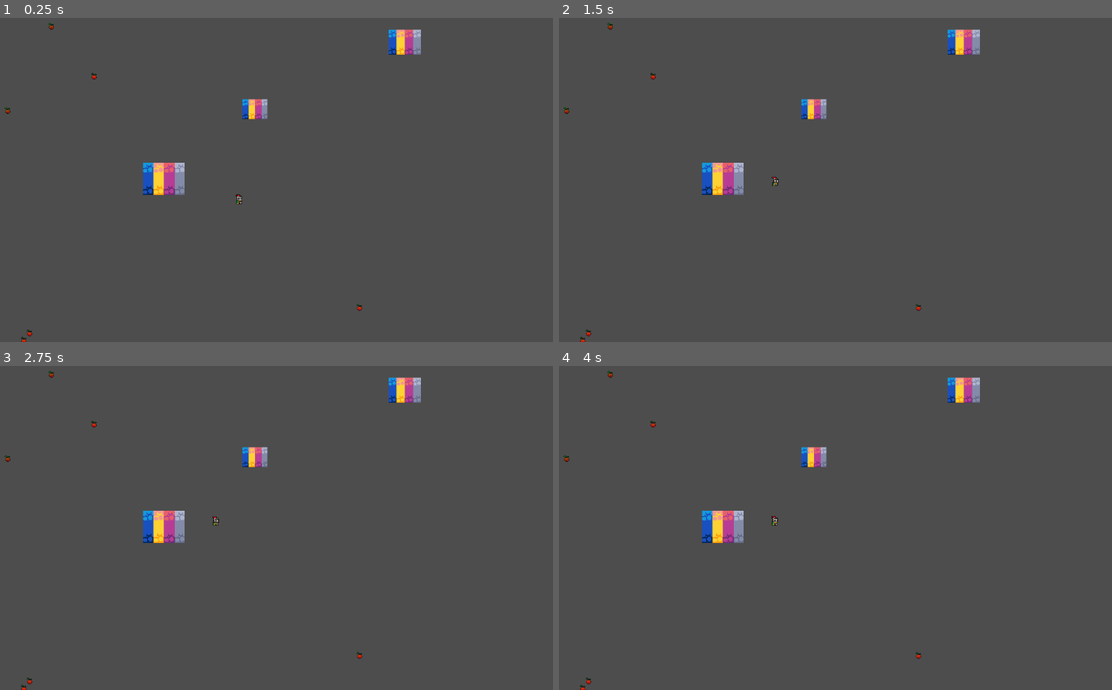
Above: before the commit, frames 1-4 (two rows, left to right).
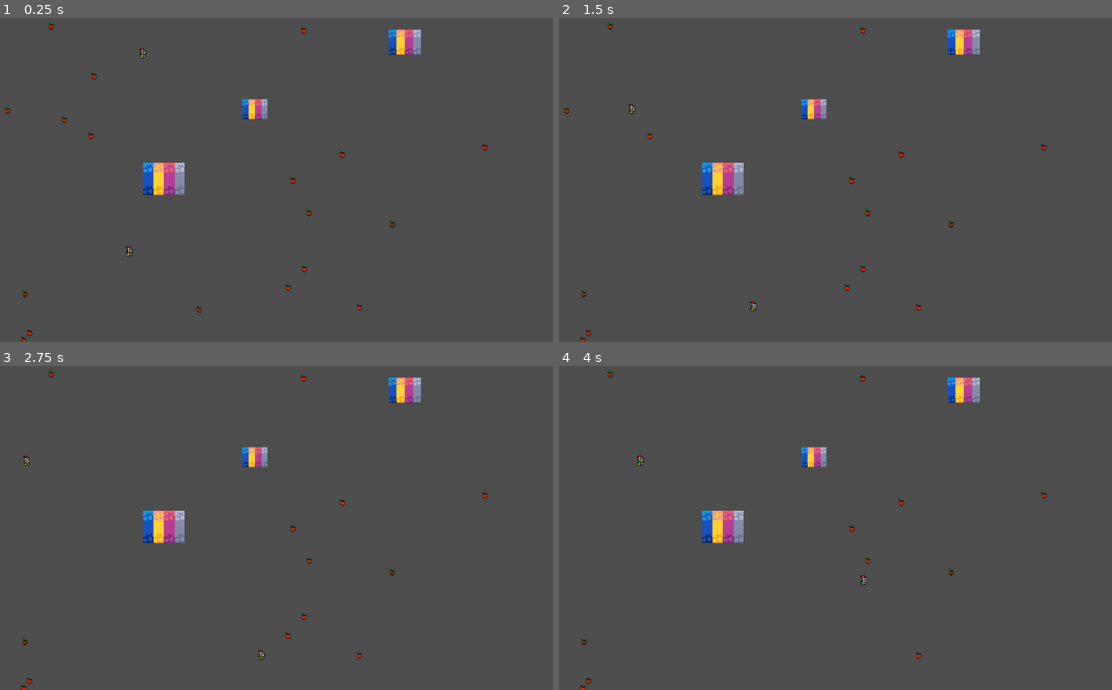
Above: after the commit, the same moments.

Repository: estherdefreitas/godot-agent
Game: Godot game, scene res://scenes/world.tscn
Same seed, same stepped clock (60 frames per second), same inputs: the game is played once before the commit and once after it.
Inputs:
- Up to frame 1 (0.25 s): no input
- Up to frame 2 (1.5 s): tap Enter at 1.25 s
- Up to frame 3 (2.75 s): no input
- Up to frame 4 (4 s): no input

The runs differ from the first frame. In frame 1, 0.3% of the frame differs, in the area x 3-89%, y 2-91%; in frame 2, 0.2%; in frame 3, 0.2%; in frame 4, 0.2%.

Commit message:
feat: add multiagent

Diff:
--- a/godot-agent/scripts/agent.gd
+++ b/godot-agent/scripts/agent.gd
@@ -1,64 +1,66 @@
 extends CharacterBody2D
 
-enum State { EXPLORE, SEEK, FLEE, IDLE }
+enum State { EXPLORE, SEEK, FLEE }
 
-var screen_size
-
-var last_position: Vector2
-@export var energy_cost_per_pixel: float = 0.02
 @export var max_speed: float = 140.0
 @export var perception_radius: float = 160.0
 @export var max_energy: float = 100.0
 @export var energy_threshold: float = 30.0
-@export var energy_depletion_move: float = 5.0
+@export var energy_cost_per_pixel: float = 0.02
 @export var danger_damage_per_sec: float = 20.0
+@export var memory_cell_size: int = 80
 
+var state: State = State.EXPLORE
 var energy: float
-var state: State = State.EXPLORE
+var is_dead: bool = false
+
 var target_mushroom: Node = null
 var flee_from_position: Vector2 = Vector2.ZERO
+var last_position: Vector2
+
+var visited_cells := {}
+var screen_size
 
 @onready var perception_area: Area2D = $PerceptionArea
 @onready var perception_shape: CollisionShape2D = $PerceptionArea/CollisionShape2D
 
 func _ready():
+	screen_size = get_viewport_rect().size
+	energy = max_energy
 	last_position = global_position
-	screen_size = get_viewport_rect().size
-	name = "Agent"
-	energy = max_energy
-
 	var shape = perception_shape.shape
 	if shape is CircleShape2D:
 		shape.radius = perception_radius
-
 	perception_area.monitoring = true
 	perception_area.monitorable = true
 
-func _physics_process(delta: float) -> void:
-	if state == State.IDLE:
+func _physics_process(delta):
+	if is_dead:
 		velocity = Vector2.ZERO
 		move_and_slide()
 		return
+	_register_current_cell()
 	_update_perception()
 	_decide_goal()
 	_perform_action(delta)
 	_apply_energy_decay(delta)
 	_check_dead()
+	var hit_border = false
+	if position.x <= 0 or position.x >= screen_size.x:
+		hit_border = true
+	if position.y <= 0 or position.y >= screen_size.y:
+		hit_border = true
 	position.x = clamp(position.x, 0, screen_size.x)
 	position.y = clamp(position.y, 0, screen_size.y)
-
-	position.x = clamp(position.x, 0, screen_size.x)
-	position.y = clamp(position.y, 0, screen_size.y)
-
-# ------------------ PERCEPTION ------------------
+	if hit_border:
+		wander_change_time = 0
 
 var seen_mushrooms: Array = []
 var seen_dangers: Array = []
 
-func _update_perception() -> void:
+func _update_perception():
 	seen_mushrooms.clear()
 	seen_dangers.clear()
-
 	for a in perception_area.get_overlapping_areas():
 		if a.is_in_group("mushrooms"):
 			seen_mushrooms.append(a)
@@ -68,141 +70,128 @@
 func _nearest_node(nodes: Array) -> Node:
 	if nodes.is_empty():
 		return null
-
 	var nearest = nodes[0]
-	var min_distance = global_position.distance_to(nearest.global_position)
-
+	var min_dist = global_position.distance_to(nearest.global_position)
 	for n in nodes:
-		var dist = global_position.distance_to(n.global_position)
-		if dist < min_distance:
-			min_distance = dist
+		var d = global_position.distance_to(n.global_position)
+		if d < min_dist:
+			min_dist = d
 			nearest = n
-
 	return nearest
 
-# ------------------ GOAL ------------------
-
-func _decide_goal() -> void:
+func _decide_goal():
 	if seen_dangers.size() > 0:
-		var nearest_danger = _nearest_node(seen_dangers)
-		var dist = nearest_danger.global_position.distance_to(global_position)
+		var nearest = _nearest_node(seen_dangers)
+		var dist = global_position.distance_to(nearest.global_position)
 		if dist < 100:
 			state = State.FLEE
-			flee_from_position = nearest_danger.global_position
+			flee_from_position = nearest.global_position
 			target_mushroom = null
 			return
-
 	if energy < energy_threshold:
 		if seen_mushrooms.size() > 0:
+			state = State.SEEK
 			target_mushroom = _nearest_node(seen_mushrooms)
-			state = State.SEEK
 			return
 		else:
 			state = State.EXPLORE
 			target_mushroom = null
 			return
-
 	if seen_mushrooms.size() > 0:
+		state = State.SEEK
 		target_mushroom = _nearest_node(seen_mushrooms)
-		state = State.SEEK
 		return
-
 	state = State.EXPLORE
 	target_mushroom = null
-
-# ------------------ ACTIONS ------------------
 
 var rng := RandomNumberGenerator.new()
 var wander_direction: Vector2 = Vector2.RIGHT
 var wander_change_time := 0.0
 
-func _perform_action(delta: float) -> void:
+func _perform_action(delta):
 	match state:
 		State.EXPLORE:
 			_action_explore(delta)
 		State.SEEK:
-			_action_seek(delta)
+			_action_seek()
 		State.FLEE:
-			_action_flee(delta)
-		State.IDLE:
-			velocity = Vector2.ZERO
-
+			_action_flee()
 	if velocity.length() > 0:
 		velocity = velocity.limit_length(max_speed)
-
 	move_and_slide()
 
-func _action_explore(delta: float) -> void:
+func _action_explore(delta):
 	wander_change_time -= delta
 	if wander_change_time <= 0:
-		rng.randomize()
-		var angle = rng.randf_range(0, PI * 2)
-		wander_direction = Vector2(cos(angle), sin(angle)).normalized()
-		wander_change_time = rng.randf_range(1.0, 3.0)
-
+		var best_direction = Vector2.ZERO
+		var best_score = INF
+		for i in 16:
+			var angle = i * TAU / 16
+			var dir = Vector2(cos(angle), sin(angle)).normalized()
+			var test_pos = global_position + dir * 120
+			var score = 0.0
+			if test_pos.x < 20 or test_pos.x > screen_size.x - 20:
+				score += 1000
+			if test_pos.y < 20 or test_pos.y > screen_size.y - 20:
+				score += 1000
+			for danger in seen_dangers:
+				var dist = test_pos.distance_to(danger.global_position)
+				if dist < danger.radius:
+					score += 5000
+				elif dist < danger.radius + 40:
+					score += 2000
+			var cell = Vector2(int(test_pos.x / memory_cell_size), int(test_pos.y / memory_cell_size))
+			score += visited_cells.get(cell, 0) * 10
+			if score < best_score:
+				best_score = score
+				best_direction = dir
+		if best_direction == Vector2.ZERO:
+			best_direction = Vector2.RIGHT
+		wander_direction = best_direction
+		wander_change_time = 1.0
 	velocity = wander_direction * max_speed * 0.6
 
-func _action_seek(delta: float) -> void:
+func _action_seek():
 	if not target_mushroom or not is_instance_valid(target_mushroom):
 		state = State.EXPLORE
-		target_mushroom = null
 		return
-
 	var dir = (target_mushroom.global_position - global_position).normalized()
 	velocity = dir * max_speed
-
-	var dist = global_position.distance_to(target_mushroom.global_position)
-
-	# Distância aumentada para garantir coleta
-	if dist < 30:
+	if global_position.distance_to(target_mushroom.global_position) < 30:
 		_collect_mushroom(target_mushroom)
 
-func _action_flee(delta: float) -> void:
+func _action_flee():
 	var dir = (global_position - flee_from_position).normalized()
 	velocity = dir * max_speed * 1.1
-
 	if global_position.distance_to(flee_from_position) > perception_radius * 1.2:
 		state = State.EXPLORE
 
-# ------------------ COLLECTION ------------------
-
-func _collect_mushroom(mushroom: Node) -> void:
-	if not mushroom or not is_instance_valid(mushroom):
+func _collect_mushroom(mushroom):
+	if not is_instance_valid(mushroom):
 		return
-
-	var amount = mushroom.get_energy_amount()
-
-	energy = min(max_energy, energy + amount)
-
+	energy = min(max_energy, energy + mushroom.get_energy_amount())
 	mushroom.collect()
-
-	print("Agente coletou:", amount)
-
 	target_mushroom = null
 	state = State.EXPLORE
 
-# ------------------ ENERGY ------------------
-
-func _apply_energy_decay(delta: float) -> void:
-	# -------- Gasto por movimento real --------
-	var distance_moved = global_position.distance_to(last_position)
-
-	if distance_moved > 0:
-		energy -= distance_moved * energy_cost_per_pixel
-
+func _apply_energy_decay(delta):
+	var dist = global_position.distance_to(last_position)
+	if dist > 0:
+		energy -= dist * energy_cost_per_pixel
 	last_position = global_position
-
-	# -------- Dano em áreas perigosas --------
 	for a in perception_area.get_overlapping_areas():
 		if a.is_in_group("dangers"):
 			energy -= danger_damage_per_sec * delta
+	energy = clamp(energy, 0.0, max_energy)
 
-	energy = clamp(energy, 0.0, max_energy)
-	print("energia", energy)
+func _check_dead():
+	if energy <= 0 and not is_dead:
+		energy = 0
+		is_dead = true
+		velocity = Vector2.ZERO
 
-func _check_dead() -> void:
-	if energy <= 0.0 and state != State.IDLE:
-		energy = 0
-		state = State.IDLE
-		velocity = Vector2.ZERO
-		print("AGENTE MORREU")
+func _register_current_cell():
+	var cell = Vector2(int(global_position.x / memory_cell_size), int(global_position.y / memory_cell_size))
+	if not visited_cells.has(cell):
+		visited_cells[cell] = 0
+	visited_cells[cell] += 1
--- a/godot-agent/scripts/world.gd
+++ b/godot-agent/scripts/world.gd
@@ -1,10 +1,10 @@
-# scenes/Game.gd
 extends Node2D
 
 const MAP_BOUNDS: Rect2 = Rect2(0, 0, 1024, 768)
-const INITIAL_MUSHROOMS := 7
+const INITIAL_MUSHROOMS := 20
 const DANGER_COUNT := 3
 const SPAWN_ATTEMPTS := 100
+const AGENT_COUNT := 2
 
 @export var MushroomScene: PackedScene
 @export var DangerScene: PackedScene
@@ -15,13 +15,17 @@
 @onready var agent_parent: Node2D = $AgentHolder
 
 func _ready():
-	# Instancia o agente
-	var agent = AgentScene.instantiate()
-	agent_parent.add_child(agent)
-	agent.global_position = MAP_BOUNDS.size / 2
-	# Gera perigos e cogumelos
+	_spawn_agents(AGENT_COUNT)
 	_spawn_dangers(DANGER_COUNT)
 	_spawn_initial_mushrooms(INITIAL_MUSHROOMS)
+
+func _spawn_agents(n: int) -> void:
+	var rng = RandomNumberGenerator.new()
+	rng.randomize()
+	for i in n:
+		var agent = AgentScene.instantiate()
+		agent_parent.add_child(agent)
+		agent.global_position = _random_position_safe(rng)
 
 func _spawn_initial_mushrooms(n: int) -> void:
 	for i in n:
@@ -33,9 +37,7 @@
 	for i in n:
 		var danger = DangerScene.instantiate()
 		dangers_parent.add_child(danger)
-		# posição aleatória dentro dos bounds
 		danger.global_position = _random_position_safe(rng)
-		# escala / raio aleatório
 		var scale = rng.randf_range(0.6, 1.6)
 		danger.set_radius_scale(scale)
 
@@ -44,7 +46,6 @@
 	rng.randomize()
 	for attempt in SPAWN_ATTEMPTS:
 		var pos = _random_position_safe(rng)
-		# não spawnar dentro de um danger
 		var collides = false
 		for d in dangers_parent.get_children():
 			if d.global_position.distance_to(pos) < d.radius + 24:
@@ -52,16 +53,17 @@
 				break
 		if collides:
 			continue
-		# também evitar spawn muito perto do agente
-		var agent = agent_parent.get_child(0) if agent_parent.get_child_count() > 0 else null
-		if agent and agent.global_position.distance_to(pos) < 40:
+		for agent in agent_parent.get_children():
+			if agent.global_position.distance_to(pos) < 40:
+				collides = true
+				break
+		if collides:
 			continue
 		var m = MushroomScene.instantiate()
 		mushrooms_parent.add_child(m)
 		m.global_position = pos
 		m.collected.connect(on_mushroom_collected)
 		return
-	# se não achou posição após tentativas, coloca numa posição fixa fallback
 	var fallback = MushroomScene.instantiate()
 	mushrooms_parent.add_child(fallback)
 	fallback.global_position = MAP_BOUNDS.size / 2 + Vector2(50, 50)
@@ -72,7 +74,5 @@
 	var y = rng.randi_range(MAP_BOUNDS.position.y + 32, MAP_BOUNDS.position.y + MAP_BOUNDS.size.y - 32)
 	return Vector2(x, y)
 
-# Chamado por Mushroom quando coletado
 func on_mushroom_collected():
-	print("Cogumelo coletado!")
 	_spawn_mushroom()
